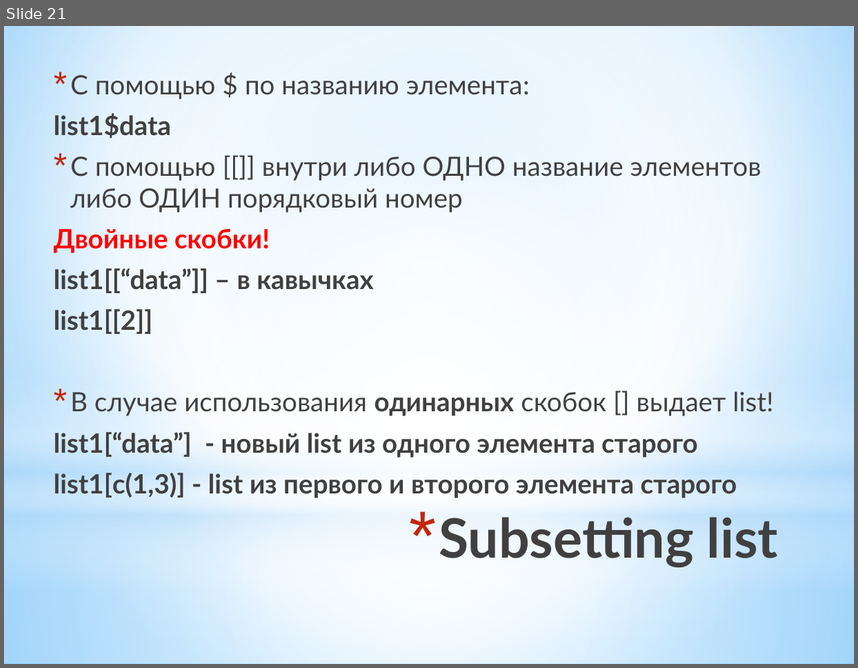
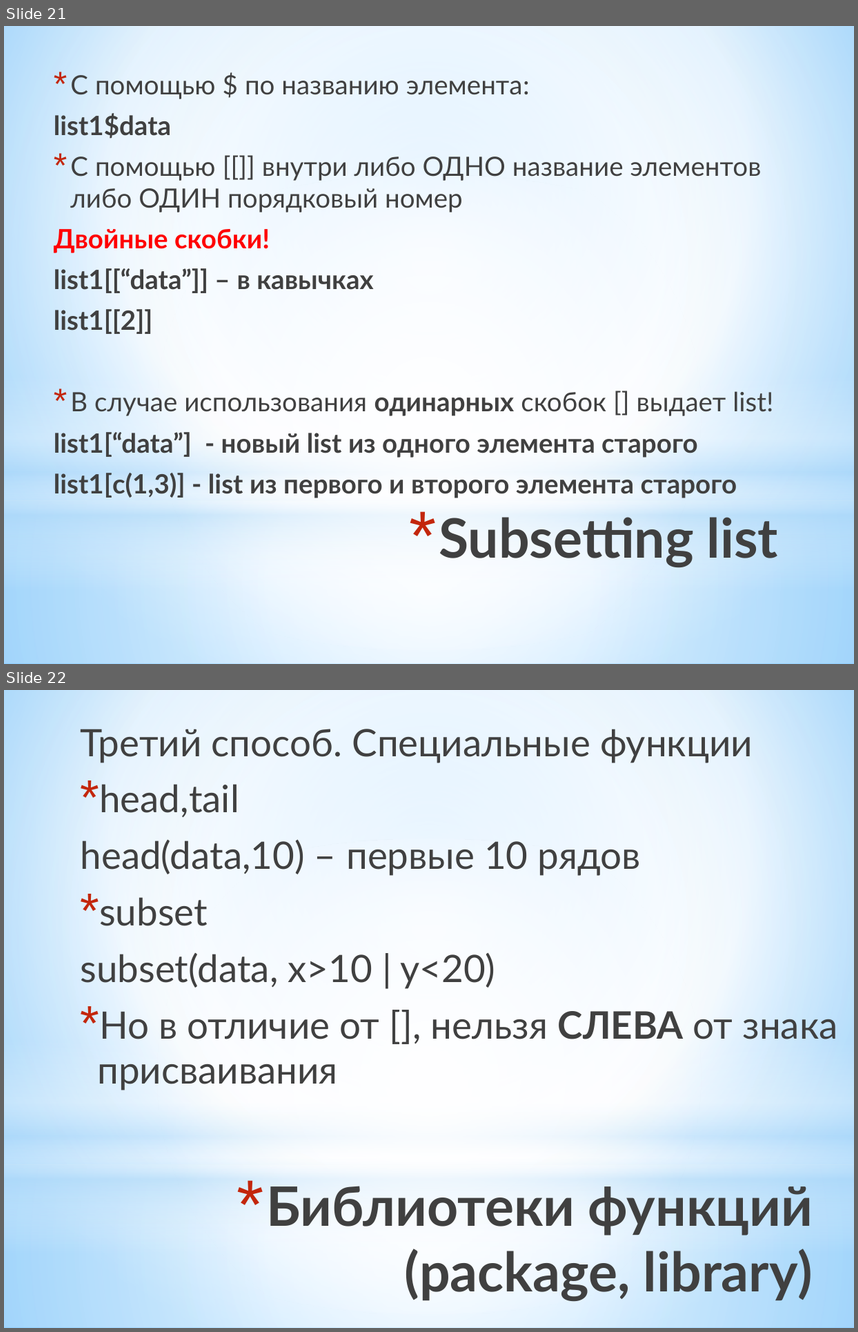
Before and after one commit to pletenev/Teaching-R, a slide deck: Введение в R.pptx. Shown one above the other, each under a label of ours: slide 21 before the commit, slides 21 and 22 after it. The pictures are 858x668 and 858x1332 pixels, drawn with LibreOffice and Linux fonts; fonts in the diff are those of the drawing. Boxes give left, top, right and bottom in pixels: in the first picture for what was removed or moved away, otherwise in the second. Text is boxed around its words. In the diff, an @@ line names an element or a change of style, - is before the commit and + after.

```diff
--- a/Введение в R.pptx
+++ b/Введение в R.pptx
@@ slide 22 added at (x1=4, y1=690, x2=854, y2=1328), background gradient #9ED5FF to #FFFFFF to #5BB9FF; not listed: 4 template elements that a slide beside it also shows @@
@@ text added at (x1=81, y1=729, x2=838, y2=1090), 32 pt, text #404040 @@
+Третий способ. Специальные функции
+* head,tail
+head(data,10) – первые 10 рядов
+* subset
+subset(data, x>10 | y<20)
+* Но в отличие от [], нельзя СЛЕВА от знака присваивания
@@ title added at (x1=267, y1=1185, x2=813, y2=1301), 46 pt, text gradient #000000 to #404040 to #212745, bold @@
+* Библиотеки функций (package, library)
```
Also in this commit, not shown: 1 other file.
